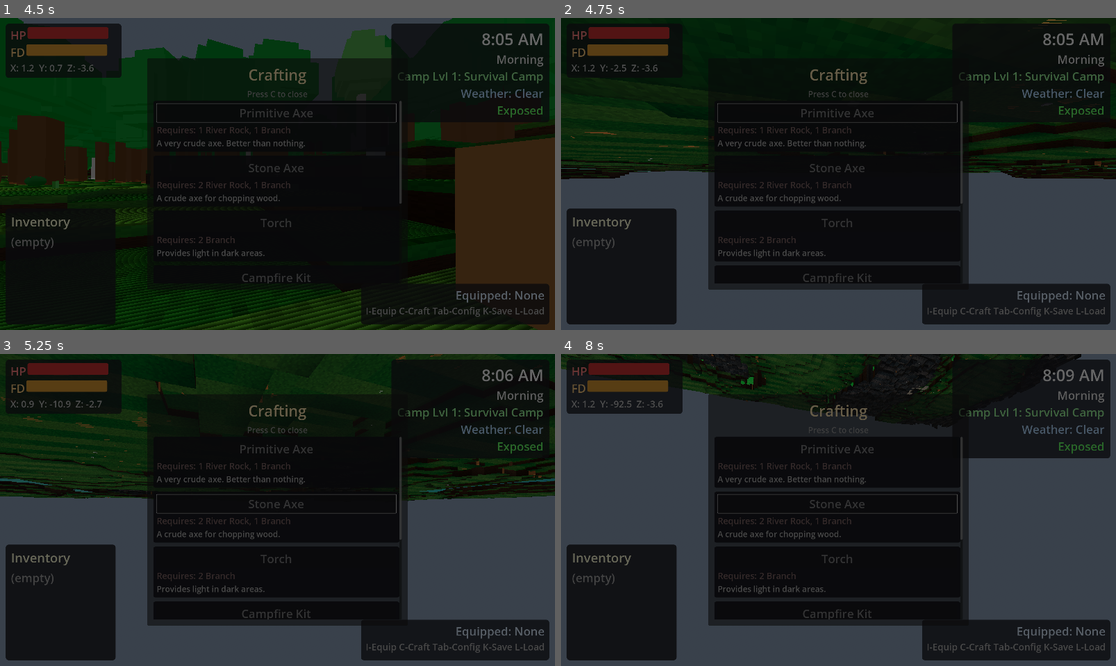
Above: before the commit, frames 1-4 (two rows, left to right).
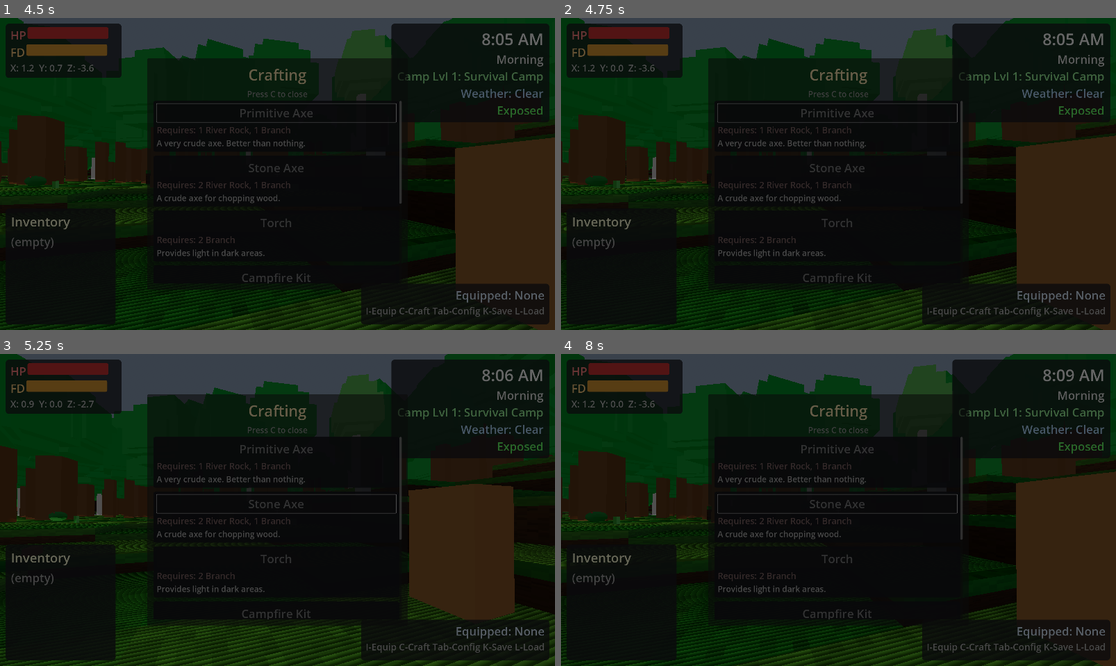
Above: after the commit, the same moments.

Repository: adchamberlain/into-the-wild
Game: Godot game, scene res://scenes/main.tscn
Two runs of this game, one before a commit and one after it. Both use one fixed random seed, a clock stepped at 60 frames per second and the inputs below.
Inputs (mouse positions are in pixels of both pictures, inside the frame that each line leads up to):
- Up to frame 1 (4.5 s): tap Enter at 0.5, 2 s; move the mouse to (305, 174) at 0.52 s; hold F (eat) 0.53-1.28 s; hold W (move_forward) 0.53-4.25 s; click (305, 174) at 0.67 s; tap Space (jump) at 0.77, 1.07, 1.25, 1.52, 1.82, 3.02, 3.32, 3.77, 4.07 s; move the mouse to (249, 174) at 1.27 s; tap F (eat) at 1.35, 2.3, 3.05, 3.8 s; move the mouse to (288, 167) at 2.02 s; hold E (interact) 2.03-2.78 s; move the mouse to (271, 180) at 2.77 s; tap M (move_structure) at 2.85 s; click (271, 180) at 2.92 s; move the mouse to (316, 177) at 3.52 s; hold C (open_crafting) 3.53-4.25 s; drag from (111, 127) to (194, 96) at 4.27 s
- Up to frame 2 (4.75 s): no input
- Up to frame 3 (5.25 s): move the mouse to (305, 510) at 5.02 s; hold S (move_backward) from 5.03 s (still down); hold Q (unequip) from 5.03 s (still down); click (305, 510) at 5.17 s
- Up to frame 4 (8 s): tap F (eat) at 5.3 s; release S (move_backward) at 5.75 s; release Q (unequip) at 5.75 s; drag from (755, 432) to (727, 525) at 5.77 s; move the mouse to (960, 494) at 6.52 s; hold W (move_forward) 6.53-7.25 s; hold F (eat) 6.53-7.25 s; tap 1 at 6.6 s; tap Space (jump) at 6.77, 7.07 s; drag from (727, 525) to (810, 572) at 7.27 s

Frame 1 is identical in both runs. In frame 2, 37% of the frame differs, in the area x 0-100%, y 0-100%; in frame 3, 36%; in frame 4, 45%.

Commit message:
Fix player movement by restoring box-based collision
ConcavePolygonShape3D doesn't work well with CharacterBody3D's
move_and_slide(). Restored box collision for each cell, but now
using the height cache to avoid redundant get_height_at() calls.

The height cache is populated during mesh generation and reused
for collision generation before being cleared.

Co-Authored-By: Claude Opus 4.5 <noreply@anthropic.com>

Diff:
--- a/scripts/world/terrain_chunk.gd
+++ b/scripts/world/terrain_chunk.gd
@@ -66,7 +66,7 @@
 
 	# Generate terrain mesh and collision immediately (required for player to walk)
 	_generate_terrain_mesh()
-	_generate_collision_from_mesh()  # Single trimesh shape - much faster than 256 boxes
+	_generate_collision_from_mesh()  # Uses height cache from mesh generation
 
 	# Defer spawning to spread work across frames
 	call_deferred("_spawn_chunk_trees")
@@ -147,9 +147,7 @@
 	terrain_mesh.mesh = mesh
 	terrain_mesh.material_override = chunk_manager.get_terrain_material()
 	add_child(terrain_mesh)
-
-	# Clear height cache to free memory
-	_height_cache.clear()
+	# NOTE: Don't clear height cache here - collision generation needs it
 
 
 func _add_top_face_cached(st: SurfaceTool, x: float, z: float, size: float, height: float, cx: int, cz: int) -> void:
@@ -627,26 +625,54 @@
 
 
 func _generate_collision_from_mesh() -> void:
-	# Generate collision from the mesh - much faster than 256 individual boxes
-	# Uses ConcavePolygonShape3D which matches the terrain mesh exactly
-	if not terrain_mesh or not terrain_mesh.mesh:
-		return
-
+	# Use box collision for each cell - required for CharacterBody3D movement
+	# ConcavePolygonShape3D doesn't work well with move_and_slide()
 	terrain_collision = StaticBody3D.new()
 	terrain_collision.name = "TerrainCollision"
 
-	var collision_shape: CollisionShape3D = CollisionShape3D.new()
-
-	# Create collision from the mesh faces
-	var shape: ConcavePolygonShape3D = terrain_mesh.mesh.create_trimesh_shape()
-	collision_shape.shape = shape
-
-	terrain_collision.add_child(collision_shape)
+	var cell_size: float = chunk_manager.cell_size
+	var chunk_size_cells: int = chunk_manager.chunk_size_cells
+	var chunk_world_size: float = chunk_size_cells * cell_size
+
+	var chunk_world_x: float = chunk_coord.x * chunk_world_size
+	var chunk_world_z: float = chunk_coord.y * chunk_world_size
+
+	# Create a box collision for each terrain cell
+	# Use height cache if available, otherwise call get_height_at
+	for cz in range(chunk_size_cells):
+		for cx in range(chunk_size_cells):
+			var center_x: float = chunk_world_x + cx * cell_size + cell_size / 2.0
+			var center_z: float = chunk_world_z + cz * cell_size + cell_size / 2.0
+
+			# Use cached height if available
+			var height: float
+			if _height_cache.size() > 0:
+				height = _height_cache[cz + 1][cx + 1]
+			else:
+				height = chunk_manager.get_height_at(center_x, center_z)
+
+			# Create box from y=height going down to y=-10
+			var box_bottom: float = -10.0
+			var box_height: float = height - box_bottom
+			if box_height <= 0:
+				continue
+
+			var collision_shape: CollisionShape3D = CollisionShape3D.new()
+			var box: BoxShape3D = BoxShape3D.new()
+			box.size = Vector3(cell_size, box_height, cell_size)
+
+			collision_shape.shape = box
+			collision_shape.position = Vector3(center_x, height - box_height / 2.0, center_z)
+
+			terrain_collision.add_child(collision_shape)
+
 	add_child(terrain_collision)
 
+	# Clear height cache to free memory (no longer needed after collision generated)
+	_height_cache.clear()
+
 
 func _generate_collision() -> void:
-	# Legacy function - now calls the optimized version
 	_generate_collision_from_mesh()
 
 
